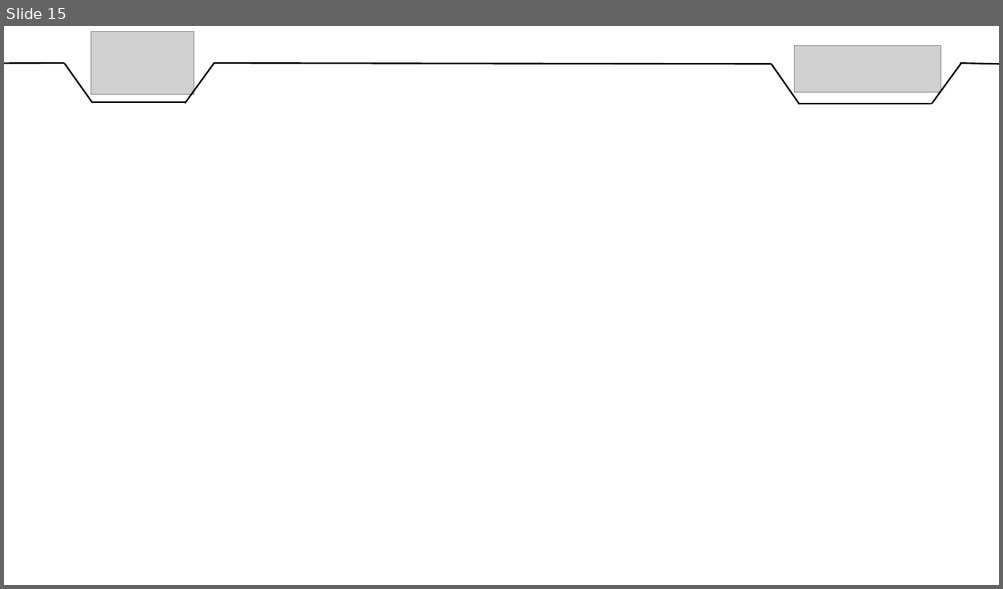
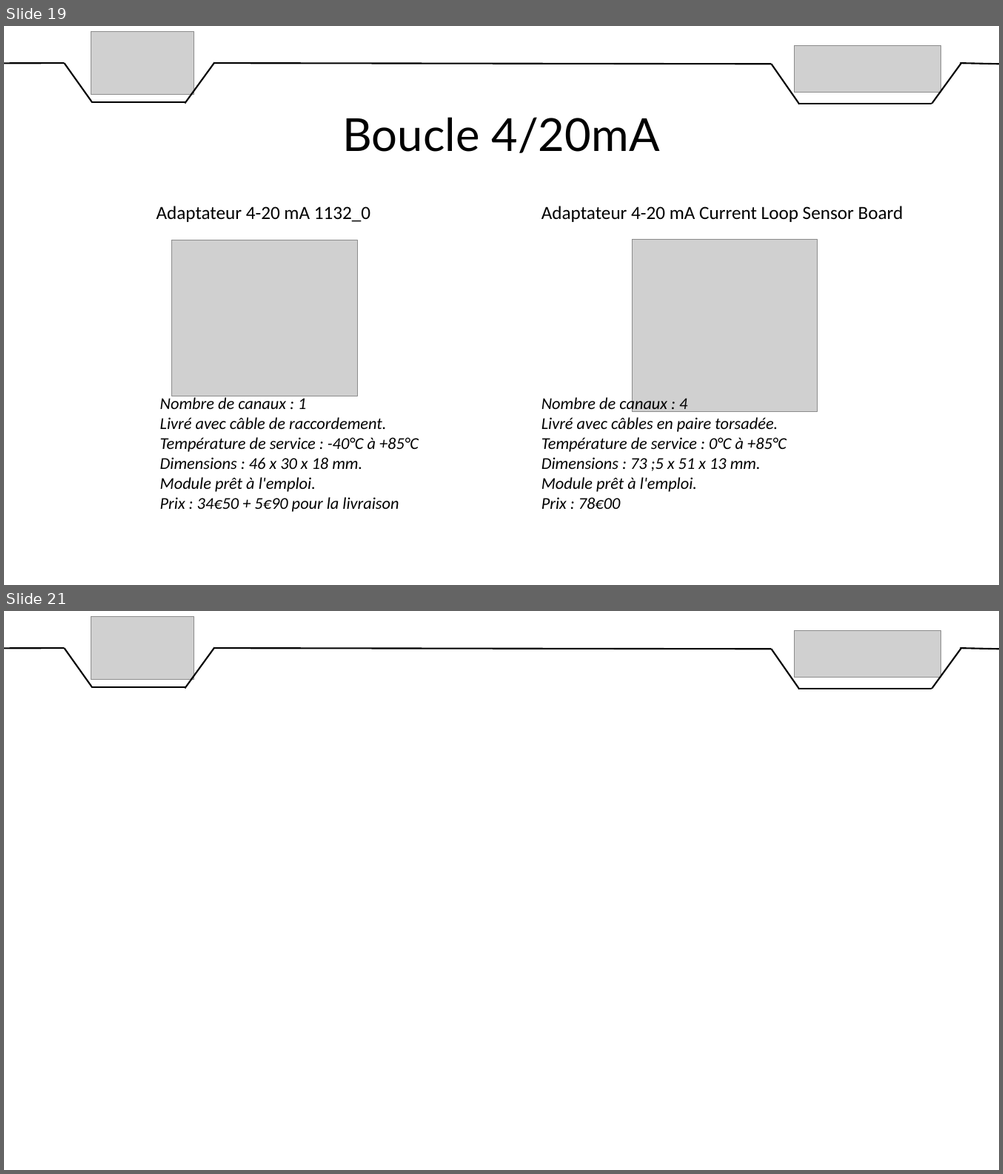
Before and after one commit to DylanChe/SupervisionSerre, a slide deck: oral_projet/revue_2/diaporama_revue_2_samuel.pptx. Shown one above the other, each under a label of ours: slide 15 before the commit, slides 19 and 21 after it; the slides between them are not shown. The pictures are 1003x589 and 1003x1174 pixels, drawn with LibreOffice and Linux fonts; fonts in the diff are those of the drawing; grey boxes stand for pictures. Boxes give left, top, right and bottom in pixels: in the first picture for what was removed or moved away, otherwise in the second. Text is boxed around its words. In the diff, an @@ line names an element or a change of style, - is before the commit and + after.

```diff
--- a/oral_projet/revue_2/diaporama_revue_2_samuel.pptx
+++ b/oral_projet/revue_2/diaporama_revue_2_samuel.pptx
@@ slide 19 added at bbox=[4, 26, 999, 585], background #FFFFFF @@
@@ picture added at bbox=[91, 31, 194, 95] @@
@@ picture added at bbox=[794, 45, 941, 92] @@
@@ line added from (4, 63) to (65, 63), #000000 1.5 pt @@
@@ line added from (65, 63) to (92, 103), #000000 1.5 pt @@
@@ line added from (214, 62) to (185, 104), #000000 1.5 pt @@
@@ line added from (213, 63) to (771, 64), #000000 1.5 pt @@
@@ line added from (771, 64) to (800, 104), #000000 1.5 pt @@
@@ line added from (962, 62) to (931, 104), #000000 1.5 pt @@
@@ line added from (960, 63) to (999, 64), #000000 1.5 pt @@
@@ line added from (92, 103) to (186, 103), #000000 1.5 pt @@
@@ line added from (800, 104) to (931, 104), #000000 1.5 pt @@
@@ text added at bbox=[343, 117, 659, 153], 44 pt, text #000000 @@
+Boucle 4/20mA
@@ text added at bbox=[156, 206, 370, 222], 18 pt, text #000000 @@
+Adaptateur 4-20 mA 1132_0
@@ text added at bbox=[541, 206, 903, 222], 18 pt, text #000000 @@
+Adaptateur 4-20 mA Current Loop Sensor Board
@@ picture added at bbox=[172, 240, 358, 396] @@
@@ picture added at bbox=[632, 239, 817, 412] @@
@@ text added at bbox=[160, 396, 418, 512], 16 pt, text #000000, italic @@
+Nombre de canaux : 1
+Livré avec câble de raccordement.
+Température de service : -40°C à +85°C
+Dimensions : 46 x 30 x 18 mm.
+Module prêt à l'emploi.
+Prix : 34€50 + 5€90 pour la livraison
@@ text added at bbox=[541, 396, 786, 509], 16 pt, text #000000, italic @@
+Nombre de canaux : 4
+Livré avec câbles en paire torsadée.
+Température de service : 0°C à +85°C
+Dimensions : 73 ;5 x 51 x 13 mm.
+Module prêt à l'emploi.
+Prix : 78€00
@@ what was slide 15 is now slide 21 @@
```
Also in this commit, not shown: 6 slides changed, 2 other slides added, 2 other files.
